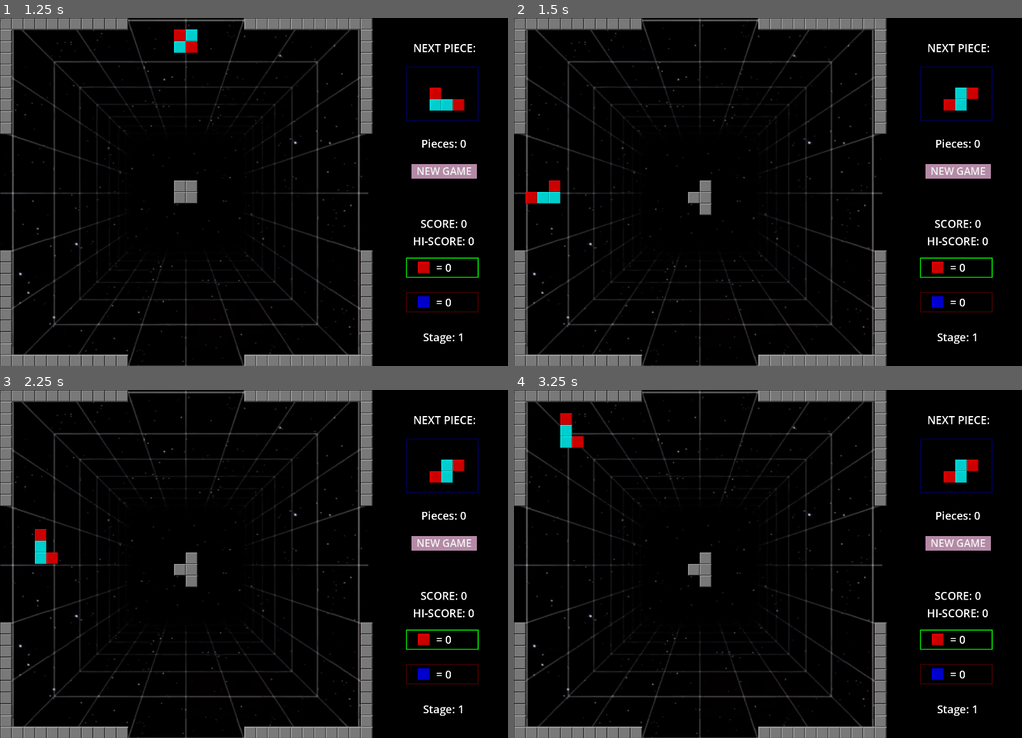
Above: before the commit, frames 1-4 (two rows, left to right).
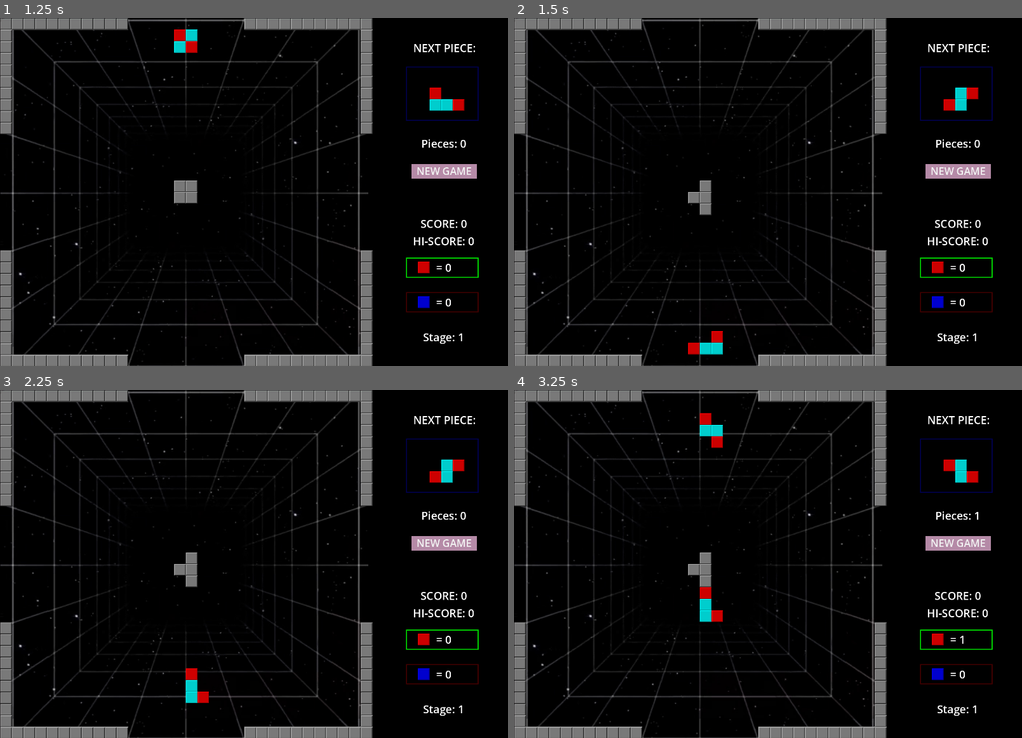
Above: after the commit, the same moments.

Repository: rodrivas78/new_dock_tetris
Game: Godot game, scene res://scenes/tile_map.tscn
Two runs of this game, one before a commit and one after it. Both use one fixed random seed, a clock stepped at 60 frames per second and the inputs below. Sound files missing from this copy of the repository are replaced by a short silence.
Inputs:
- Up to frame 1 (1.25 s): click "NEW GAME" at 0.5 s
- Up to frame 2 (1.5 s): click "NEW GAME" at 1.25 s
- Up to frame 3 (2.25 s): tap Enter at 2 s; hold Up (ui_up) from 2.03 s (still down); tap Space (rotate_piece) at 2.1 s
- Up to frame 4 (3.25 s): keep holding Up (ui_up); tap M (toggle_music) at 2.85 s

Frame 1 is identical in both runs. In frame 2, 0.6% of the frame differs, in the area x 2-42%, y 46-97%; in frame 3, 0.6%; in frame 4, 1.3%, in the area x 9-92%, y 6-73%.

Commit message:
reimplementa lógica de remover linhas

Diff:
--- a/TileMap.gd
+++ b/TileMap.gd
@@ -48,7 +48,7 @@
 var shapes_full := shapes.duplicate()
 
 # Lados possíveis para o surgimento das peças
-enum Side { TOP, RIGHT, BOTTOM, LEFT }
+enum Side { TOP, BOTTOM}
 
 # Adicione uma variável para armazenar o lado sorteado
 var spawn_side: int
@@ -60,16 +60,14 @@
 	#Side.BOTTOM: Vector2i(COLS / 2, ROWS - 1),
 	#Side.LEFT: Vector2i(0, ROWS / 2)
 	Side.TOP: Vector2i(15, 1),
-	Side.RIGHT: Vector2i(29, 14),
+	#Side.RIGHT: Vector2i(29, 14),
 	Side.BOTTOM: Vector2i(15, 28),
-	Side.LEFT: Vector2i(0, 14)
+	#Side.LEFT: Vector2i(0, 14)
 }
 
 var movement_directions := {
 	Side.TOP: Vector2i(0, 1),     # De cima para baixo
-	Side.RIGHT: Vector2i(-1, 0),  # Da direita para a esquerda
 	Side.BOTTOM: Vector2i(0, -1), # De baixo para cima
-	Side.LEFT: Vector2i(1, 0)     # Da esquerda para a direita
 }
 
 #grid variables
@@ -206,7 +204,7 @@
 	piece_atlas = Vector2i(shapes_full.find(piece_type), 0)
 	next_piece_type = pick_piece()
 	next_piece_atlas = Vector2i(shapes_full.find(next_piece_type), 0)
-	spawn_side = randi() % 4
+	spawn_side = randi() % 2
 	create_piece()
 	updateHudLabels()
 
@@ -562,13 +560,13 @@
 			dockSound.play()
 			land_piece()
 			$HUD.get_node("PiecesLabel").text = "Pieces: " + str(piece_count)
-			#check_rows()
+			check_rows()
 			piece_type = next_piece_type
 			piece_atlas = next_piece_atlas
 			next_piece_type = pick_piece()
 			next_piece_atlas = Vector2i(shapes_full.find(next_piece_type), 0)
 			clear_panel()
-			spawn_side = randi() % 4
+			spawn_side = randi() % 2
 			create_piece()
 			#check_game_over()
 
@@ -861,7 +859,7 @@
 			new_atlas = Vector2i(6, 0) #azul
 			blue_tiles += 1
 
-		set_cell(board_layer, pos, tile_id, new_atlas)
+		#set_cell(board_layer, pos, tile_id, new_atlas)
 
 	updateHudLabels()
 
@@ -872,7 +870,7 @@
 
 # Definição das condições para cada fase
 var stage_conditions = {
-	1: { "total_pieces": 10, "min_blue": 4, "max_red": 3 },
+	1: { "total_pieces": 100, "min_blue": 4, "max_red": 3 },
 	2: { "total_pieces": 10, "min_blue": 6, "max_red": 3 },
 	3: { "total_pieces": 12, "min_blue": 8, "max_red": 2 },
 	4: { "total_pieces": 12, "min_blue": 9, "max_red": 2 },
@@ -1080,15 +1078,31 @@
 	is_paused = not is_paused
 	game_running = is_paused
 
+#func check_rows():
+	#var row : int = ROWS
+	#while row > 0:
+		#var count = 0
+		#for i in range(COLS):
+			#if not is_free(Vector2i(i + 1, row)):
+				#count += 1
+		##if row is full then erase it
+		#if count == COLS:
+			#shift_rows(row)
+			#score += REWARD
+			#$HUD.get_node("ScoreLabel").text = "SCORE: " + str(score)
+			#speed += ACCEL
+		#else:
+			#row -= 1
+
 func check_rows():
 	var row : int = ROWS
 	while row > 0:
 		var count = 0
-		for i in range(COLS):
+		for i in range(10, 21):  # Alterado para percorrer apenas de 10 a 20
 			if not is_free(Vector2i(i + 1, row)):
 				count += 1
-		#if row is full then erase it
-		if count == COLS:
+		# Se a linha estiver cheia, apaga ela
+		if count == (20 - 10 + 1):  # Agora a condição de linha cheia considera o novo range
 			shift_rows(row)
 			score += REWARD
 			$HUD.get_node("ScoreLabel").text = "SCORE: " + str(score)
@@ -1103,8 +1117,10 @@
 			atlas = get_cell_atlas_coords(board_layer, Vector2i(j + 1, i - 1))
 			if atlas == Vector2i(-1, -1):
 				erase_cell(board_layer, Vector2i(j + 1, i))
+				#update_adjacent_tiles()
 			else:
 				set_cell(board_layer, Vector2i(j + 1, i), tile_id, atlas)
+				#update_adjacent_tiles()
 
 func clear_board():
 	for i in range(ROWS):
